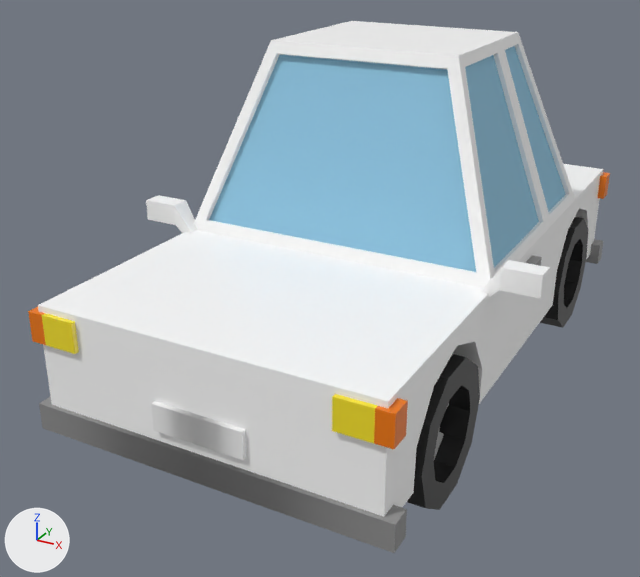
What one commit did to the FBX model models/car-lowpoly-1.fbx.
The view is the same before and after, from a camera (50 mm lens) standing at (2.3, -4.97, 2.93) and looking at (-0.23, -0.35, 0.62). The lights are fixed; the arrows at lower left show +X, +Y and +Z.

Script lines for the objects in view, before the commit:
```python
mat_car = principled_material('Car')
mat_car.texture = img_imphenziapalette01_png
mat_car.roughness = 0.4
me_car_lowpoly_1 = bpy.data.meshes.new('car-lowpoly-1')
me_car_lowpoly_1.from_pydata(...)  # 613 vertices, 528 faces; spans x -1.28..1.28, y -2.03..2.03, z 0.0..2.16
me_car_lowpoly_1.materials.append(mat_car)  # picture img_imphenziapalette01_png
ob_car_lowpoly_1 = bpy.data.objects.new('car-lowpoly-1', me_car_lowpoly_1)
ob_car_lowpoly_1.location = (0.0, 0.0, 0.0)
```
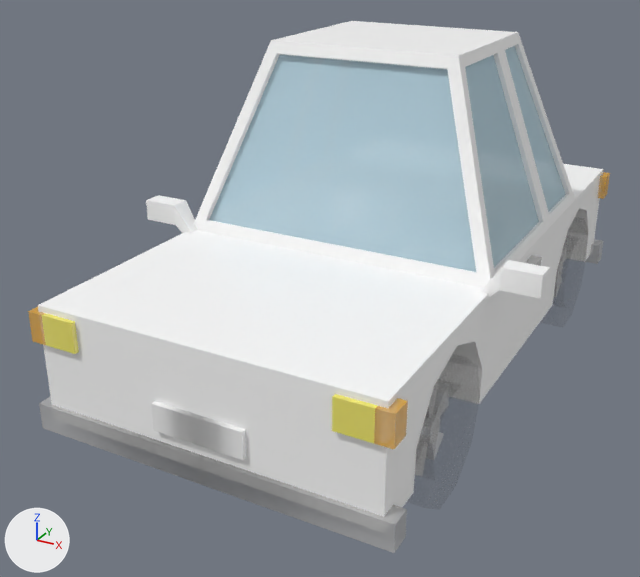
The newer file is also rescaled (x0.25) as a whole; pictures and numbers use the older file's frame.

What differs and where, as boxes (x1, y1, x2, y2) in the pictures (640 x 577 px):
'car-lowpoly-1', surface changed: (28, 45, 610, 553) in both

Edits to the bpy script that builds the scene:
```text
Change img_imphenziapalette01_png:
    img_imphenziapalette01_png: load_image('ImphenziaPalette01.png', '../materials/ImphenziaPalette01.png', 128, 128, 'sRGB') -> load_image('ImphenziaPalette01.png', '../materials/ImphenziaPalette01.png', 128, 128, 'Non-Color')
Change mat_car:
    add n3 = _N.new('ShaderNodeTexImage'); n3.name = 'Image Texture.001'
    add n3.image = img_imphenziapalette01_png
    where n0 = _N.new('ShaderNodeBsdfPrincipled'); n0.name = 'Principled BSDF'
    add _L.new(n3.outputs[0], n0.inputs[4])  # 'Color' to 'Alpha'
```
